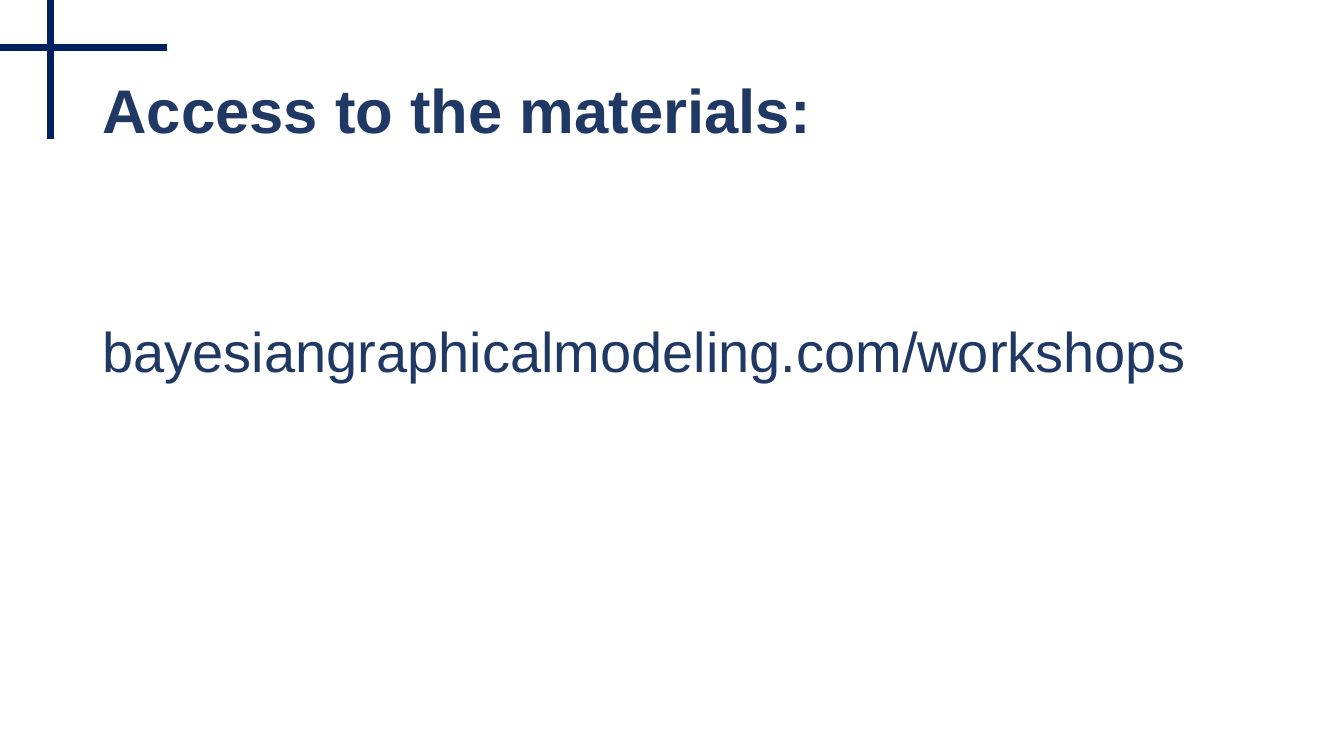
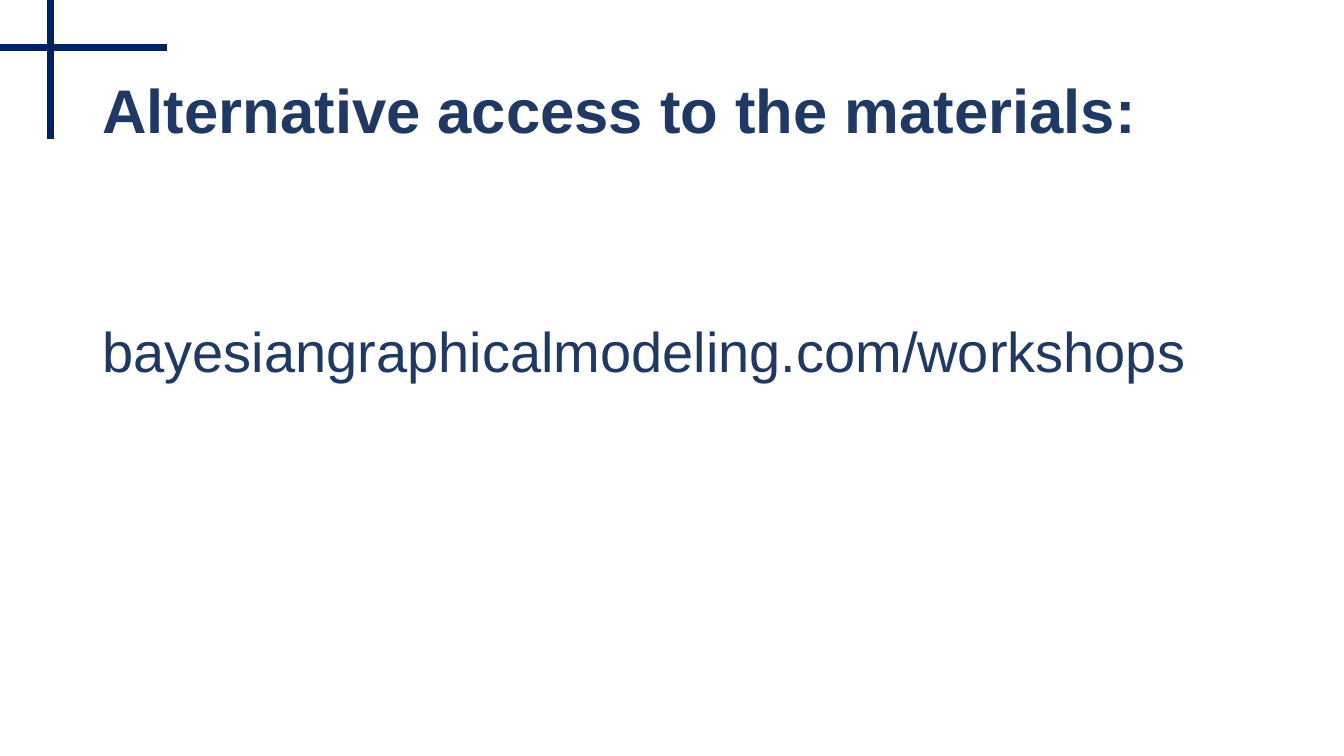
Before and after one commit to Bayesian-Graphical-Modelling-Lab/BGM_Workshops, a slide deck: slide 23 of 2_Tutorial/Part III - Tutorial.pptx (slide 19 before the commit). Drawn at 1344x756 pixels with LibreOffice and Linux fonts; fonts in the diff are those of the drawing. Boxes give left, top, right and bottom in pixels: in the first picture for what was removed or moved away, otherwise in the second. Text is boxed around its words. In the diff, an @@ line names an element or a change of style, - is before the commit and + after.

```diff
--- a/2_Tutorial/Part III - Tutorial.pptx
+++ b/2_Tutorial/Part III - Tutorial.pptx
@@ title at [102,88,1136,134]: text changed @@
-Access to the materials:
+Alternative access to the materials:
```
Also in this commit, not shown: 9 other slides changed, 6 slides added, 1 slide removed, 23 other files.
